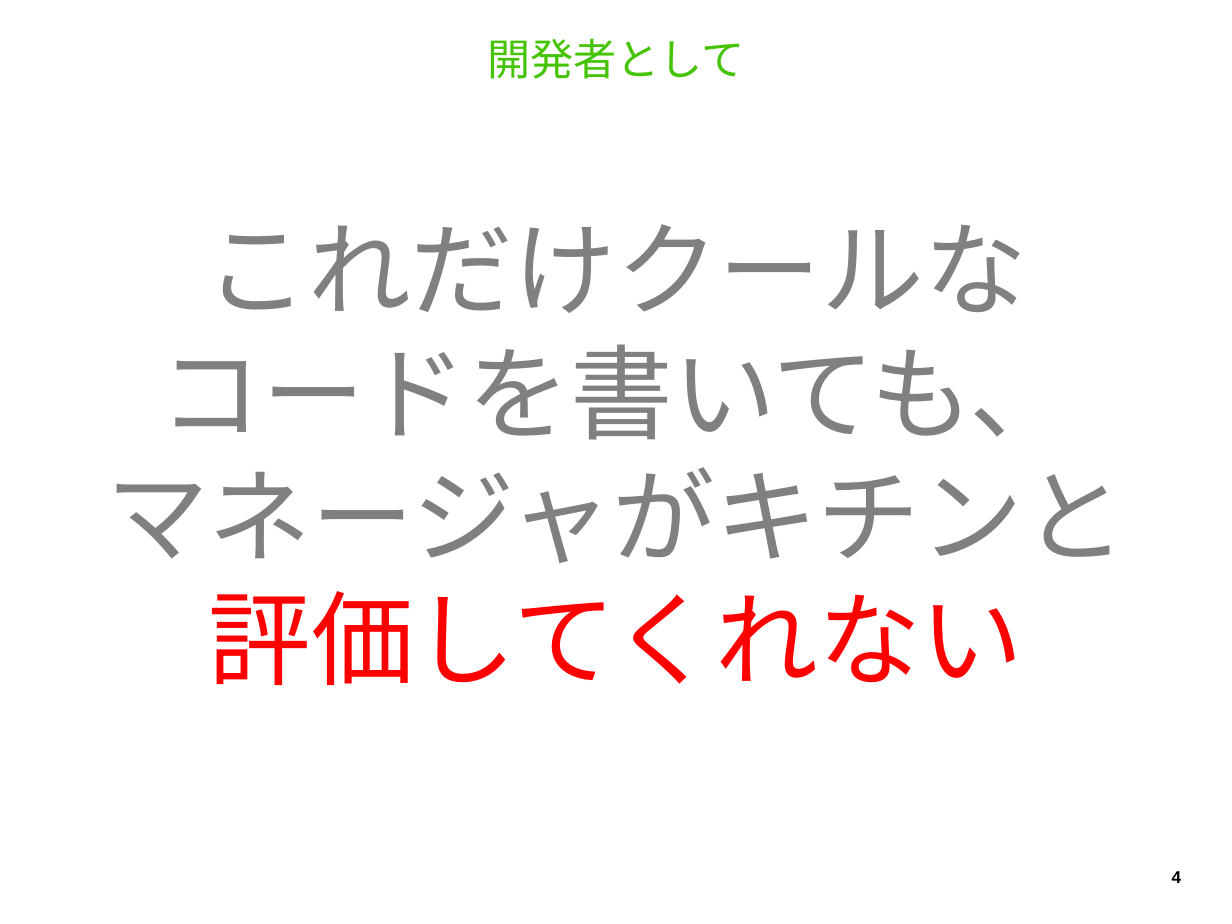
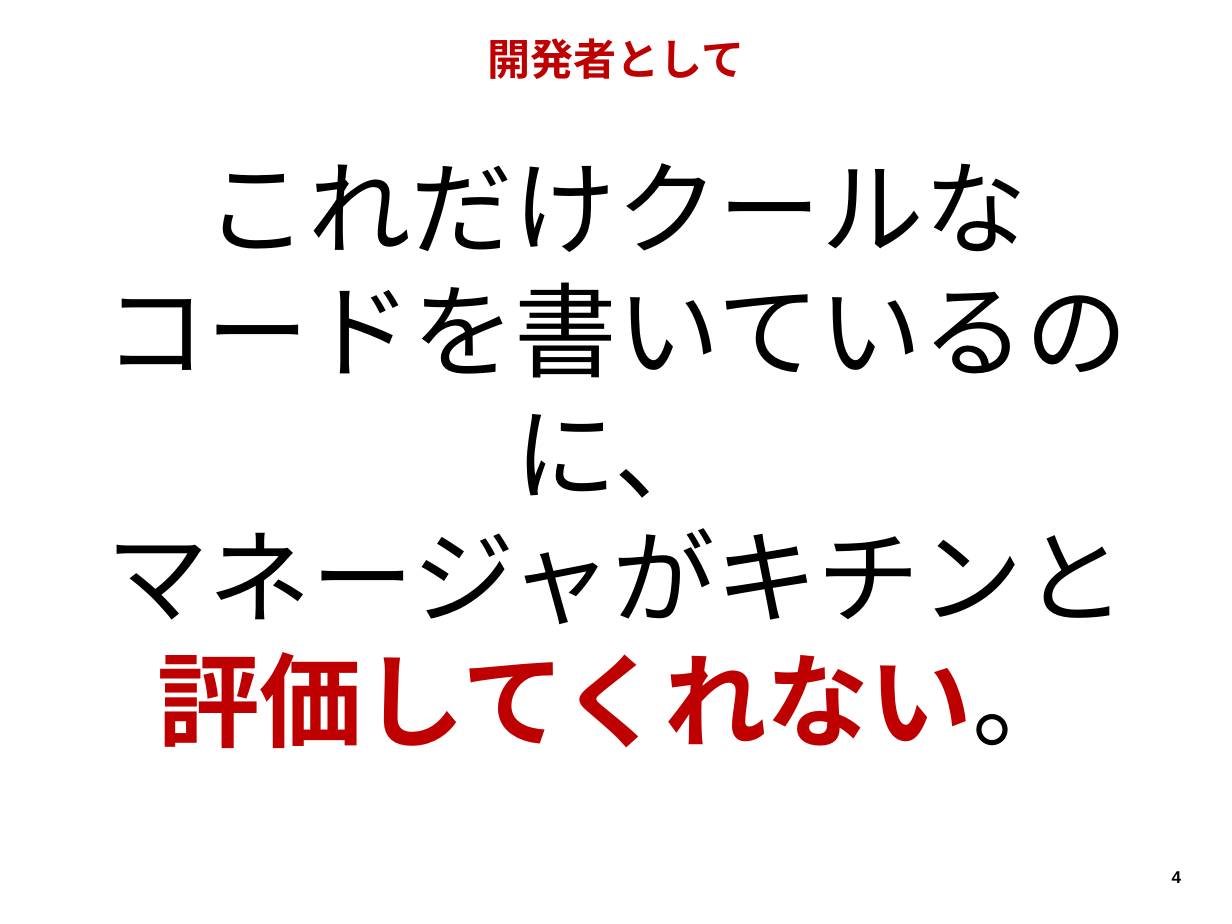
Before and after one commit to hageyahhoo/RSGT2018, a slide deck: slide 4 of MetricsWorkshop.pptx. Drawn at 1232x924 pixels with LibreOffice and Linux fonts; fonts in the diff are those of the drawing. Boxes give left, top, right and bottom in pixels: in the first picture for what was removed or moved away, otherwise in the second. Text is boxed around its words. In the diff, an @@ line names an element or a change of style, - is before the commit and + after.

Commit message:
シンプルにポイントだけ修正

```diff
--- a/MetricsWorkshop.pptx
+++ b/MetricsWorkshop.pptx
@@ title "開発者として" at box(487, 38, 744, 79): font Noto Sans CJK JP to Arial, text colour #44C404 to #BF0000, bold on @@
@@ text at box(106, 163, 1126, 624): text colour #808080 to #000000 in "これだけクールな", "マネージャがキチンと" @@
@@ text at box(104, 282, 1128, 498): text changed; text colour #808080 to #000000 @@
-コードを書いても、
+コードを書いているのに、
@@ text at box(157, 652, 1075, 748): text changed; text colour #FF0000 to #BF0000; bold on @@
-評価してくれない
+評価してくれない。
```
Also in this commit, not shown: 34 other slides changed.
